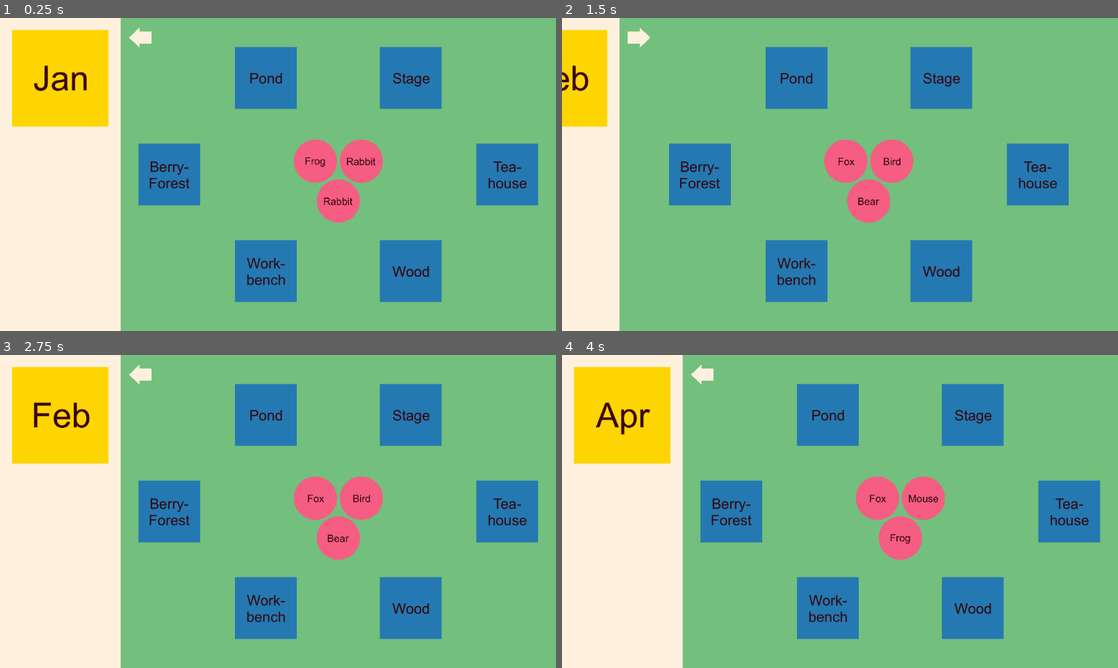
Above: before the commit, frames 1-4 (two rows, left to right).
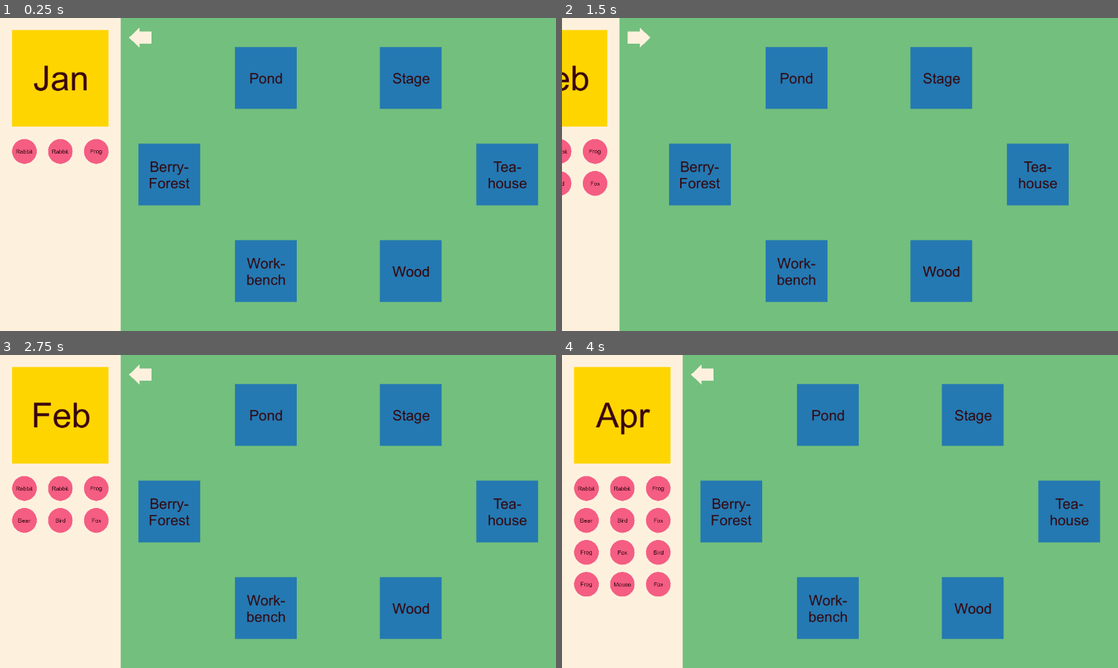
Above: after the commit, the same moments.

Repository: k4444th/Cozy-Moments
Game: Godot game, scene res://scenes/game.tscn
Two runs of this game, one before a commit and one after it. Both use one fixed random seed, a clock stepped at 60 frames per second and the inputs below.
Inputs (mouse positions are in pixels of both pictures, inside the frame that each line leads up to):
- Up to frame 1 (0.25 s): no input
- Up to frame 2 (1.5 s): click (623, 77) at 0.5 s; click (701, 36) at 1.25 s
- Up to frame 3 (2.75 s): click (22, 373) at 2 s
- Up to frame 4 (4 s): click (623, 414) at 2.75 s; click (623, 414) at 3.5 s

The runs differ from the first frame. In frame 1, 3.4% of the frame differs, in the area x 2-69%, y 38-66%; in frame 2, 3.3%; in frame 3, 4.3%; in frame 4, 6.0%, in the area x 2-69%, y 38-78%.

Commit message:
add animals to sidenav and import them via click to game

Diff:
--- a/scenes/animals/bear.tscn
+++ b/scenes/animals/bear.tscn
@@ -3,8 +3,7 @@
 [ext_resource type="PackedScene" uid="uid://uxbb6p5tunh" path="res://scenes/animal.tscn" id="1_g3v3q"]
 [ext_resource type="Texture2D" uid="uid://v5vrocmt4h1c" path="res://assets/mock/animals/bear.png" id="2_52iks"]
 
-[node name="Animal" instance=ExtResource("1_g3v3q")]
-scale = Vector2(0.35, 0.35)
+[node name="Bear" instance=ExtResource("1_g3v3q")]
 
 [node name="Sprite2D" parent="." index="0"]
 texture = ExtResource("2_52iks")
--- a/scenes/animals/bird.tscn
+++ b/scenes/animals/bird.tscn
@@ -3,8 +3,7 @@
 [ext_resource type="PackedScene" uid="uid://uxbb6p5tunh" path="res://scenes/animal.tscn" id="1_4gns1"]
 [ext_resource type="Texture2D" uid="uid://dkny8kfqm8ma4" path="res://assets/mock/animals/bird.png" id="2_jm7yf"]
 
-[node name="Animal" instance=ExtResource("1_4gns1")]
-scale = Vector2(0.35, 0.35)
+[node name="Bird" instance=ExtResource("1_4gns1")]
 
 [node name="Sprite2D" parent="." index="0"]
 texture = ExtResource("2_jm7yf")
--- a/scenes/animals/fox.tscn
+++ b/scenes/animals/fox.tscn
@@ -3,8 +3,7 @@
 [ext_resource type="PackedScene" uid="uid://uxbb6p5tunh" path="res://scenes/animal.tscn" id="1_i4pbc"]
 [ext_resource type="Texture2D" uid="uid://dodqb38yq6550" path="res://assets/mock/animals/fox.png" id="2_ss4ck"]
 
-[node name="Animal" instance=ExtResource("1_i4pbc")]
-scale = Vector2(0.35, 0.35)
+[node name="Fox" instance=ExtResource("1_i4pbc")]
 
 [node name="Sprite2D" parent="." index="0"]
 texture = ExtResource("2_ss4ck")
--- a/scenes/animals/frog.tscn
+++ b/scenes/animals/frog.tscn
@@ -3,8 +3,7 @@
 [ext_resource type="PackedScene" uid="uid://uxbb6p5tunh" path="res://scenes/animal.tscn" id="1_ufl66"]
 [ext_resource type="Texture2D" uid="uid://dpachcqoswmrl" path="res://assets/mock/animals/frog.png" id="2_t246m"]
 
-[node name="Animal" instance=ExtResource("1_ufl66")]
-scale = Vector2(0.35, 0.35)
+[node name="Frog" instance=ExtResource("1_ufl66")]
 
 [node name="Sprite2D" parent="." index="0"]
 texture = ExtResource("2_t246m")
--- a/scenes/animals/hedgehog.tscn
+++ b/scenes/animals/hedgehog.tscn
@@ -3,8 +3,7 @@
 [ext_resource type="PackedScene" uid="uid://uxbb6p5tunh" path="res://scenes/animal.tscn" id="1_tw1mh"]
 [ext_resource type="Texture2D" uid="uid://bpfdm8rn5olrj" path="res://assets/mock/animals/hedgehog.png" id="2_tnqp0"]
 
-[node name="Animal" instance=ExtResource("1_tw1mh")]
-scale = Vector2(0.35, 0.35)
+[node name="Hedgehog" instance=ExtResource("1_tw1mh")]
 
 [node name="Sprite2D" parent="." index="0"]
 texture = ExtResource("2_tnqp0")
--- a/scenes/animals/mouse.tscn
+++ b/scenes/animals/mouse.tscn
@@ -3,8 +3,7 @@
 [ext_resource type="PackedScene" uid="uid://uxbb6p5tunh" path="res://scenes/animal.tscn" id="1_nw5u7"]
 [ext_resource type="Texture2D" uid="uid://ds6u2uis58dlq" path="res://assets/mock/animals/mouse.png" id="2_r0e6d"]
 
-[node name="Animal" instance=ExtResource("1_nw5u7")]
-scale = Vector2(0.35, 0.35)
+[node name="Mouse" instance=ExtResource("1_nw5u7")]
 
 [node name="Sprite2D" parent="." index="0"]
 texture = ExtResource("2_r0e6d")
--- a/scenes/animals/rabbit.tscn
+++ b/scenes/animals/rabbit.tscn
@@ -3,8 +3,7 @@
 [ext_resource type="PackedScene" uid="uid://uxbb6p5tunh" path="res://scenes/animal.tscn" id="1_kqc4y"]
 [ext_resource type="Texture2D" uid="uid://c2oim0hxxjo0m" path="res://assets/mock/animals/rabbit.png" id="2_gecnt"]
 
-[node name="Animal" instance=ExtResource("1_kqc4y")]
-scale = Vector2(0.35, 0.35)
+[node name="Rabbit" instance=ExtResource("1_kqc4y")]
 
 [node name="Sprite2D" parent="." index="0"]
 texture = ExtResource("2_gecnt")
--- a/scenes/animals/raccoon.tscn
+++ b/scenes/animals/raccoon.tscn
@@ -3,7 +3,7 @@
 [ext_resource type="PackedScene" uid="uid://uxbb6p5tunh" path="res://scenes/animal.tscn" id="1_1vvdc"]
 [ext_resource type="Texture2D" uid="uid://cp5v7yadgwvke" path="res://assets/mock/animals/raccoon.png" id="2_g5eh0"]
 
-[node name="Animal" instance=ExtResource("1_1vvdc")]
+[node name="Raccoon" instance=ExtResource("1_1vvdc")]
 
 [node name="Sprite2D" parent="." index="0"]
 texture = ExtResource("2_g5eh0")
--- a/scenes/sidenav.tscn
+++ b/scenes/sidenav.tscn
@@ -39,6 +39,9 @@
 texture_normal = ExtResource("1_64cow")
 stretch_mode = 0
 
+[node name="Animals" type="Node2D" parent="Everything"]
+position = Vector2(55, 290)
+
 [node name="Ressources" type="Node2D" parent="Everything"]
 position = Vector2(275, 559)
 
--- a/scripts/animal.gd
+++ b/scripts/animal.gd
@@ -12,19 +12,25 @@
 	Gamemanager.connect("positionAnimal", Callable(self, "positionSelf"))
 
 func _input(event):
-	if event is InputEventMouseButton:
-		if mouseOver and event.button_index == MOUSE_BUTTON_LEFT:
-			if event.is_pressed():
-				dragging = true
-			else:
-				dragging = false
-				if overlap:
-					global_position = overlapCoords
-				Gamemanager.currentRound["availableAnimals"][animalIndex].position = global_position
-				Gamemanager.distributeAnimalsInWorkstation(animalIndex)
+	if event is InputEventMouseButton and mouseOver and event.button_index == MOUSE_BUTTON_LEFT:
+		if event.is_pressed() and state == "sidenav":
+			state = "addToGame"
+			Gamemanager.currentRound["availableAnimals"][animalIndex].state = state
+			Gamemanager.removeAnimalFromSidenav(animalIndex)
+		elif state == "inGame":
+			if mouseOver and event.button_index == MOUSE_BUTTON_LEFT:
+				if event.is_pressed():
+					dragging = true
+				else:
+					dragging = false
+					if overlap:
+						global_position = overlapCoords
+					Gamemanager.currentRound["availableAnimals"][animalIndex].position = global_position
+					Gamemanager.distributeAnimalsInWorkstation(animalIndex)
 
 	if event is InputEventMouseMotion and dragging:
-		global_position += event.relative
+		if state == "inGame":
+			global_position += event.relative
 
 func _on_area_entered(area: Area2D) -> void:
 	if area.get_parent().name == "Workstation":
@@ -33,7 +39,7 @@
 
 func _on_area_exited(area: Area2D) -> void:
 	if area.get_parent().name == "Workstation":
-		overlap = false
+			overlap = false
 
 func _on_mouse_entered() -> void:
 	mouseOver = true
@@ -42,4 +48,5 @@
 	mouseOver = false
 
 func positionSelf():
-	global_position = Gamemanager.currentRound["availableAnimals"][animalIndex].position
+	if state == "inGame":
+		global_position = Gamemanager.currentRound["availableAnimals"][animalIndex].position
--- a/scripts/game.gd
+++ b/scripts/game.gd
@@ -15,18 +15,32 @@
 ]
 
 func _ready() -> void:
-	Gamemanager.connect("roundStarted", Callable(self, "showAnimals"))
+	Gamemanager.connect("gameStarted", Callable(self, "setup"))
+	Gamemanager.connect("roundStarted", Callable(self, "setup"))
+	Gamemanager.connect("addNewAnimalToGame", Callable(self, "addAnimalToGame"))
 	Gamemanager.connect("snapAnimalPositions", Callable(self, "distributeAnimalsInWorkstation"))
 	Gamemanager.startGame()
-	showAnimals()
 
-func showAnimals():
+func setup():
+	showAnimalsInSidenav()
+
+func showAnimalsInSidenav():
 	for animal in Gamemanager.currentRound["availableAnimals"]:
-		var animalNode = animalScenes[Gamemanager.animalList.find(animal.name)].instantiate()
-		animalNode.position = animal.position
-		animalNode.state = animal.state
-		animalNode.animalIndex = animal.index
-		animalContainer.add_child(animalNode)
+		if animal.state == "new":
+			var animalNode = animalScenes[Gamemanager.animalList.find(animal.name)].instantiate()
+			animalNode.state = animal.state
+			animalNode.animalIndex = animal.index
+			Gamemanager.addAnimalToSidenav(animalNode)
+
+func addAnimalToGame(animalIndex):
+	Gamemanager.currentRound["availableAnimals"][animalIndex].state = "inGame"
+	for animal in Gamemanager.currentRound["availableAnimals"]:
+		if animal.index == animalIndex:
+			var animalNode = animalScenes[Gamemanager.animalList.find(animal.name)].instantiate()
+			animalNode.position = animal.position
+			animalNode.state = animal.state
+			animalNode.animalIndex = animal.index
+			animalContainer.add_child(animalNode)
 
 func updateWorkstationHostAnimals(animalIndex: int):
 	var workstations = workstationContainer.get_children()
--- a/scripts/gamemanager.gd
+++ b/scripts/gamemanager.gd
@@ -1,8 +1,11 @@
 extends Node
 
+signal gameStarted()
 signal roundStarted()
 signal positionAnimal()
+signal addNewAnimalToGame(animalIndex)
 signal snapAnimalPositions(animalIndex)
+signal addNewAnimalToSidenav(animalNode)
 
 const SAVE_FILE_PATH := "user://cozymoments.json"
 const ressourceList := ["berries", "wood", "tea"]
@@ -63,6 +66,7 @@
 func startGame():
 	resetGame()
 	spawnNewAnimals()
+	emit_signal("gameStarted")
 
 func nextRound():
 	currentRound["round"] += 1
@@ -76,7 +80,7 @@
 			"name": animalList[randi_range(0, len(animalList) - 1)],
 			"state": "new",
 			"index": len(currentRound["availableAnimals"]),
-			"position": Vector2(animalDistributionLength * sin(deg_to_rad(newAnimalIndex * 360.0 / newAnimalsPerRound)), animalDistributionLength * cos(deg_to_rad(newAnimalIndex * 360.0 / newAnimalsPerRound)))
+			"position": Vector2(0.0, 0.0)
 		})
 
 func distributeAnimalsInWorkstation(animalIndex: int):
@@ -84,3 +88,9 @@
 
 func positionAnimals():
 	emit_signal("positionAnimal")
+
+func addAnimalToSidenav(animalNode: Node2D):
+	emit_signal("addNewAnimalToSidenav", animalNode)
+
+func removeAnimalFromSidenav(animalIndex: int):
+	emit_signal("addNewAnimalToGame", animalIndex)
--- a/scripts/sidenav.gd
+++ b/scripts/sidenav.gd
@@ -6,6 +6,9 @@
 var sidenavContentWidth := 200
 var openSidenavSpeed := 0.35
 var availableRessources := 0
+var animalScale = 0.2
+var animalSize = 256 * animalScale
+var animalsPerRow = 3
 var monthTextures = [
 	preload("res://assets/mock/sidenav/Calendar/CalendarJan.png"),
 	preload("res://assets/mock/sidenav/Calendar/CalendarFeb.png"),
@@ -27,10 +30,13 @@
 @onready var arrowButton := $Everything/ArrowButton
 @onready var calendar := $Everything/CalendarButton
 @onready var ressources := $Everything/Ressources
+@onready var animals := $Everything/Animals
 
 @onready var ressourceScene := preload("res://scenes/ressource.tscn")
 
 func _ready() -> void:
+	Gamemanager.connect("addNewAnimalToSidenav", Callable(self, "addAnimalToGUI"))
+	Gamemanager.connect("addNewAnimalToGame", Callable(self, "removeAnimalFromGUI"))
 	get_viewport().size_changed.connect(resize)
 	initSizes()
 	initPositions()
@@ -43,6 +49,7 @@
 	calendar.scale = Vector2(sidenavContentWidth / 256.0, sidenavContentWidth / 256.0)
 	calendar.position = Vector2((sidenavWidth - sidenavContentWidth) / 2, (sidenavWidth - sidenavContentWidth) / 2)
 	ressources.position = Vector2(sidenavWidth + buttonMargin, get_viewport().get_visible_rect().size.y - 64 - buttonMargin)
+	animals.position = Vector2((sidenavWidth - sidenavContentWidth) / 2 + animalSize / 2, calendar.size.y * calendar.scale.y + (sidenavWidth - sidenavContentWidth) / 2 + animalSize)
 
 func initPositions():
 	arrowButton.flip_h = !sidenavOpen
@@ -68,6 +75,20 @@
 	ressourceNode.position.x = index * (128 + buttonMargin)
 	ressourceNode.get_child(1).text = str(int(Gamemanager.currentRound[ressource]))
 	get_node("/root/Game/Sidenav/Everything/Ressources").add_child(ressourceNode)
+
+func addAnimalToGUI(animalNode):
+	var currentlyAvailableAnimals = len(animals.get_children())
+	animalNode.state = "sidenav"
+	Gamemanager.currentRound["availableAnimals"][animalNode.animalIndex].state = animalNode.state
+	animalNode.scale = Vector2(animalScale, animalScale)
+	animalNode.position = Vector2((animalSize + (sidenavContentWidth - 3 * animalSize) / 2) * (currentlyAvailableAnimals % animalsPerRow), (animalSize + buttonMargin) * floor((currentlyAvailableAnimals) / animalsPerRow))
+	animals.add_child(animalNode)
+
+func removeAnimalFromGUI(animalIndex):
+	var animalNodes = animals.get_children()
+	for animalNode in animalNodes:
+		if animalNode.animalIndex == animalIndex:
+			animals.remove_child(animalNode)
 
 func resize():
 	initSizes()
